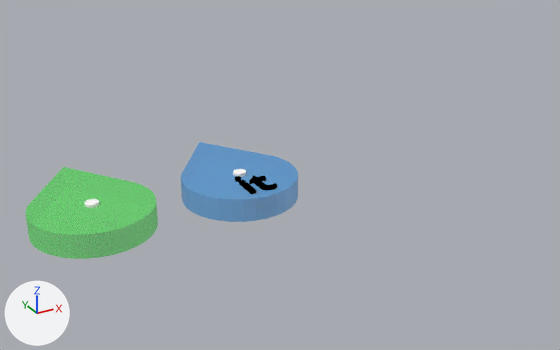
Two versions of the Blender file Assets/Resources/hande_parts.blend, one commit apart.
Camera for both pictures: a 50 mm lens placed at (-5.26, -10.99, 5.51), pointed at (0.26, -0.96, 0.5). Every picture has the same lights, and +X, +Y and +Z are marked at lower left.

The scene before the commit, as lines of its bpy script (objects in view):
```python
me_cylinder_007 = bpy.data.meshes.new('Cylinder.007')
me_cylinder_007.from_pydata(...)  # 112 vertices, 82 faces; spans x -1.0..1.0, y -1.0..1.72, z -0.31..0.13
# faces by material slot: [34, 48]
me_cylinder_007.materials.append(mat_marker)  # white #ffffff
me_cylinder_007.materials.append(mat_mainbodyme)  # green #53e757
me_text_001 = bpy.data.meshes.new('Text.001')
me_text_001.from_pydata(...)  # 552 vertices, 400 faces; spans x -1.0..1.0, y -1.0..1.72, z -0.2..0.26
# faces by material slot: [318, 34, 48]
me_text_001.materials.append(mat_text)  # black #000000
me_text_001.materials.append(mat_marker)  # white #ffffff
me_text_001.materials.append(mat_mainbodyit)  # blue #209fe7
ob_ithandle = bpy.data.objects.new('ItHandle', me_text_001)
ob_ithandle.location = (0.0, 0.0, 0.0)
ob_mehandle = bpy.data.objects.new('MeHandle', me_cylinder_007)
ob_mehandle.location = (-2.55, 0.06, 0.11)
```
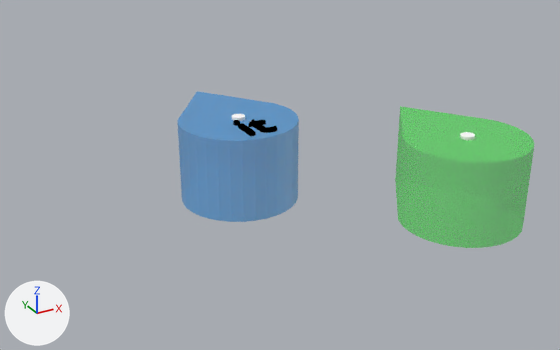
Commit message: delete old handles, minor improvements on new handles

Boxes [x1, y1, x2, y2] around the edits, measured in the pictures (560 x 350 px; the box of a moved part takes in the faces that stretch with it):
'MeHandle', reshaped, moved (54% taller)
    before: [25, 167, 158, 259]
    after: [395, 106, 534, 248]
'ItHandle', reshaped (63% taller)
    before: [181, 142, 298, 222]
    after: [177, 91, 299, 222]
part 1 of me_text_001, moved or reshaped
    before: [249, 176, 277, 187]
    after: [249, 119, 276, 129]
part 2 of me_text_001, moved or reshaped
    before: [240, 180, 256, 191]
    after: [238, 123, 255, 133]
part 3 of me_text_001, moved or reshaped
    before: [239, 181, 256, 194]
    after: [238, 125, 256, 136]
part 4 of me_text_001, moved or reshaped
    before: [235, 178, 241, 182]
    after: [233, 121, 240, 126]
part 5 of me_text_001, moved or reshaped
    before: [249, 177, 277, 190]
    after: [248, 121, 277, 133]
part 6 of me_text_001, moved or reshaped
    before: [233, 169, 246, 177]
    after: [232, 114, 245, 121]
part 7 of me_text_001, moved or reshaped
    before: [181, 142, 298, 202]
    after: [177, 91, 299, 202]
part 8 of me_cylinder_007, moved or reshaped
    before: [84, 199, 99, 208]
    after: [460, 132, 475, 140]
part 9 of me_cylinder_007, moved or reshaped
    before: [25, 167, 158, 259]
    after: [395, 106, 534, 248]

The edits, one by one:
me_text_001 is used by ob_ithandle; location (0.0, 0.0, 0.0).
me_text_001 had 552 vertices, 400 faces and spanned x -1.0..1.0, y -1.0..1.72, z -0.2..0.26.
me_text_001 now has 552 vertices, 400 faces and spans x -1.0..1.0, y -1.0..1.72, z -0.2..1.26.
me_text_001 part 1: the loose piece of 58 vertices spanning x -0.04..0.3, y -0.83..-0.28, z 0.26 is moved by (0.0, 0.0, 1.0).
me_text_001 part 2: the loose piece of 4 vertices spanning x -0.19..-0.1, y -0.82..-0.37, z 0.26 is moved by (0.0, 0.0, 1.0).
me_text_001 part 3: the loose piece of 8 vertices spanning x -0.19..-0.1, y -0.82..-0.37, z 0.2..0.26 is moved by (0.0, 0.0, 1.0).
me_text_001 part 4: the loose piece of 96 vertices spanning x -0.2..-0.09, y -0.29..-0.18, z 0.2..0.26 is moved by (0.0, 0.0, 1.0).
me_text_001 part 5: the loose piece of 116 vertices spanning x -0.04..0.3, y -0.83..-0.28, z 0.2..0.26 is moved by (0.0, 0.0, 1.0).
me_text_001 part 6: the loose piece of 64 vertices spanning x -0.11..0.11, y -0.11..0.11, z 0.2..0.25 is moved by (0.0, 0.0, 1.0).
me_text_001 part 7: 24 of the vertices in x -1.0..1.0, y -1.0..1.72, z 0.2 are moved by (0.0, 0.0, 1.0).
me_cylinder_007 has 112 vertices, 82 faces and spans x -1.0..1.0, y -1.0..1.72, z -0.31..0.13.
me_cylinder_007 is used by ob_mehandle; location (-2.55, 0.06, 0.11).
me_cylinder_007 part 8: the loose piece of 64 vertices spanning x -0.11..0.11, y -0.11..0.11, z 0.09..0.13 is moved by (0.0, 0.0, 1.11).
me_cylinder_007 part 9: the loose piece of 48 vertices spanning x -1.0..1.0, y -1.0..1.72, z -0.31..0.09 is multiplied about its middle by the matrix ((1.0, 0.0, 0.0), (0.0, 1.0, 0.0), (0.0, -0.004, 3.5)), then moved by (0.0, 0.0, 0.61).
Object 'MeHandle' (ob_mehandle) moves from (-2.55, 0.06, 0.11) to (2.74, -2.49, 0.0).
